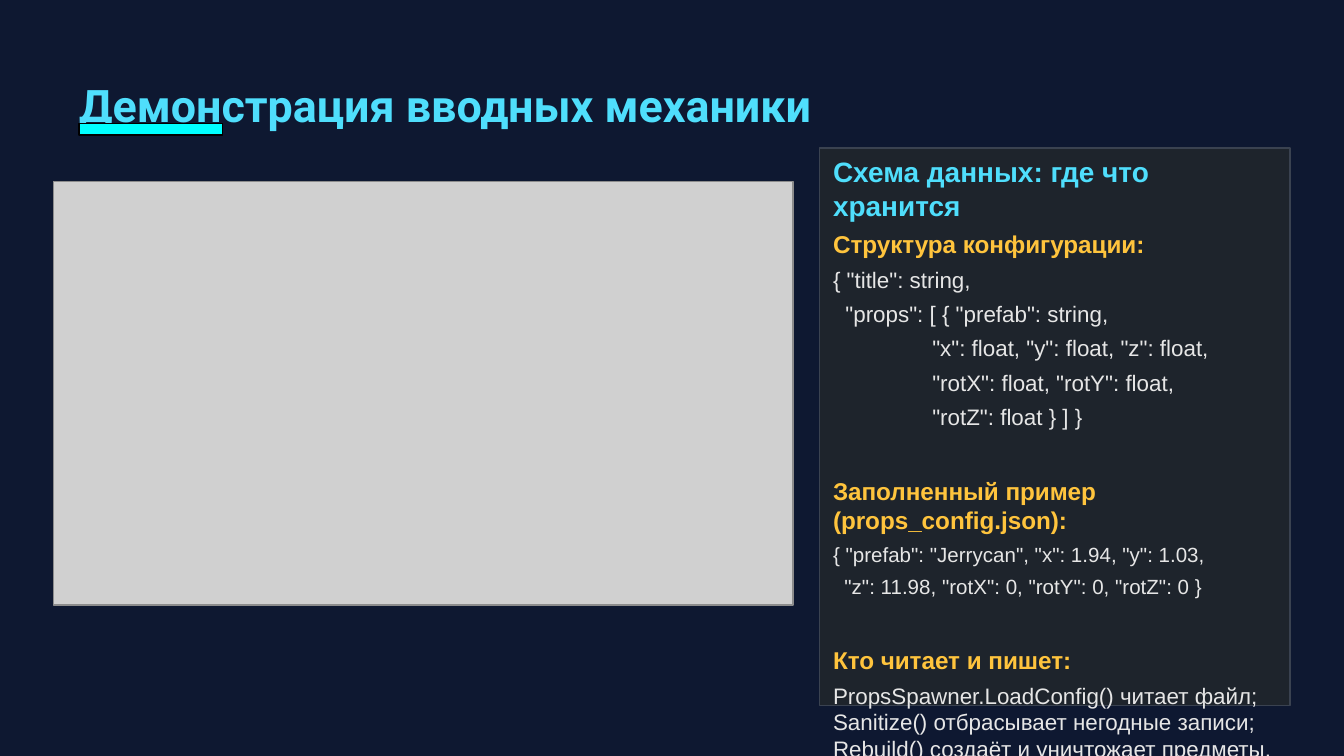
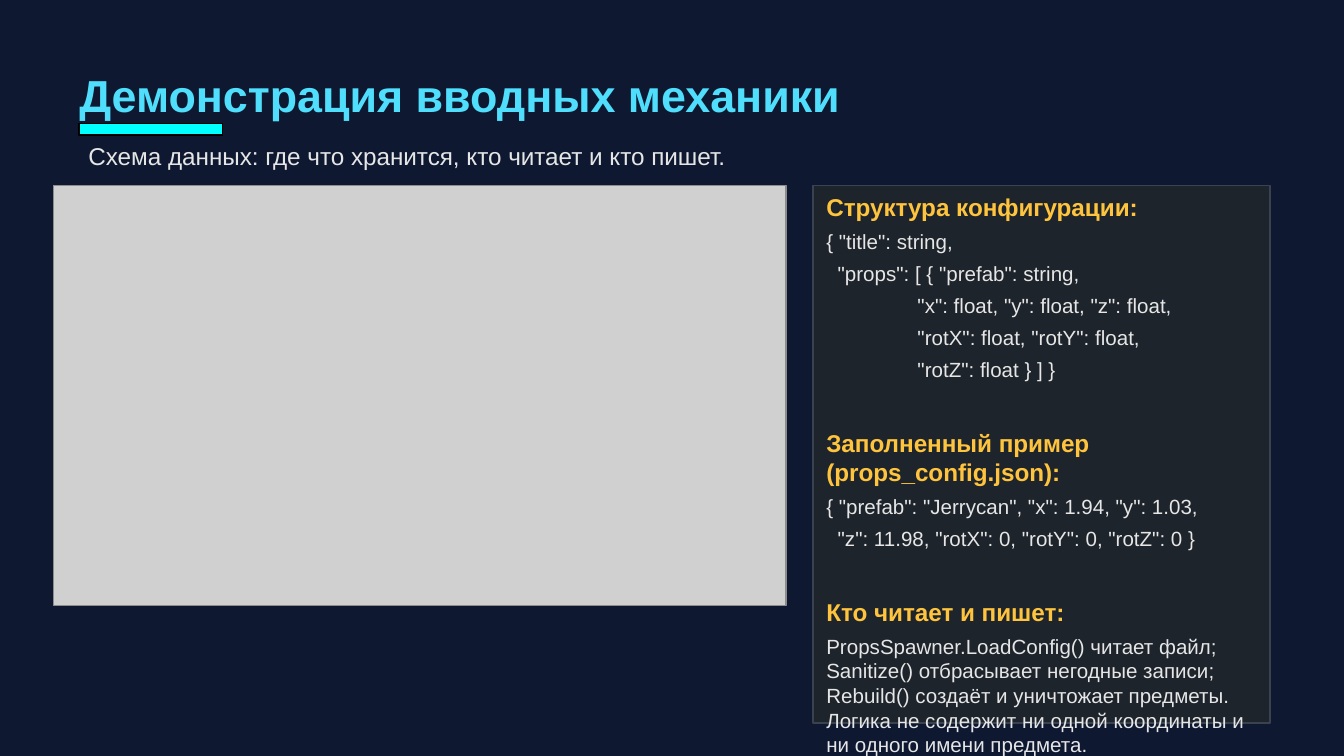
Before and after one commit to 1iterallyMe/Another_One, a slide deck: slide 7 of docs/presentation/Another_One_54266_Архитектура.pptx. Drawn at 1344x756 pixels with LibreOffice and Linux fonts; fonts in the diff are those of the drawing; grey boxes stand for pictures. Boxes give left, top, right and bottom in pixels: in the first picture for what was removed or moved away, otherwise in the second. Text is boxed around its words. In the diff, an @@ line names an element or a change of style, - is before the commit and + after.

```diff
--- a/docs/presentation/Another_One_54266_Архитектура.pptx
+++ b/docs/presentation/Another_One_54266_Архитектура.pptx
@@ text "Демонстрация вводных механики" at bbox=[79, 81, 840, 120]: font Roboto to Arial; line spacing 1.15 to 1; more space between paragraphs @@
@@ text added at bbox=[88, 148, 725, 170], 13 pt, text #E6E6E6 @@
+Схема данных: где что хранится, кто читает и кто пишет.
@@ text in rectangle at bbox=[833, 162, 1149, 221]: paragraph removed @@
-Схема данных: где что хранится
@@ picture: place and size @@
-picture at bbox=[54, 181, 793, 605]
+picture at bbox=[54, 185, 786, 605]
@@ rectangle "Структура конфигурации:": place and size @@
-rectangle "Структура конфигурации:" at bbox=[820, 148, 1290, 706]
+rectangle "Структура конфигурации:" at bbox=[813, 185, 1270, 723]
@@ text in rectangle at bbox=[826, 234, 1243, 732]: size 12 to 11 pt in "{ "title": string,", ""props": [ { "prefab": string,", ""x": float, "y": float, "z": float,", ""rotX": float, "rotY": float," and 2 more places @@
```
Also in this commit, not shown: 8 other slides changed, 22 other files.
